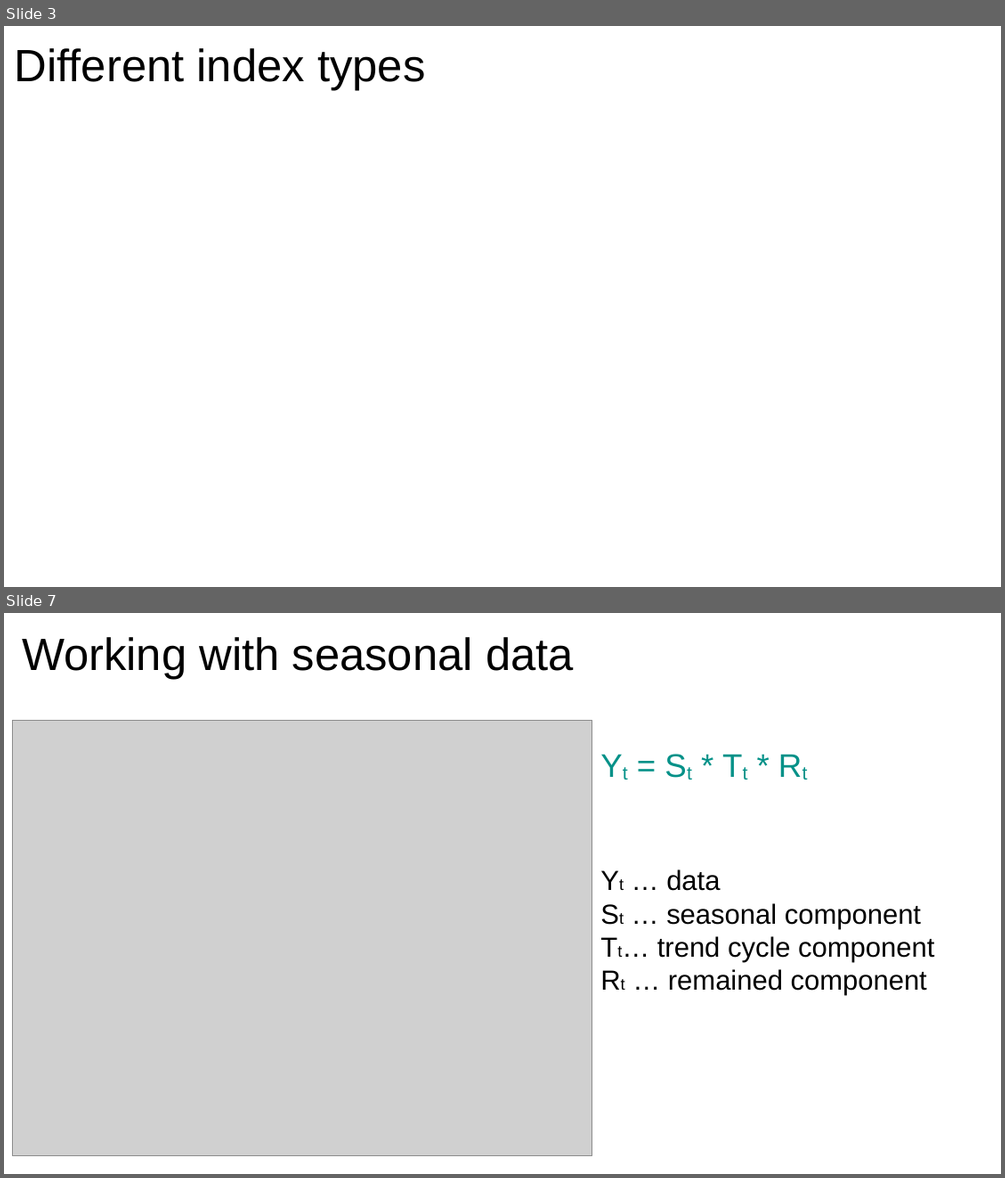
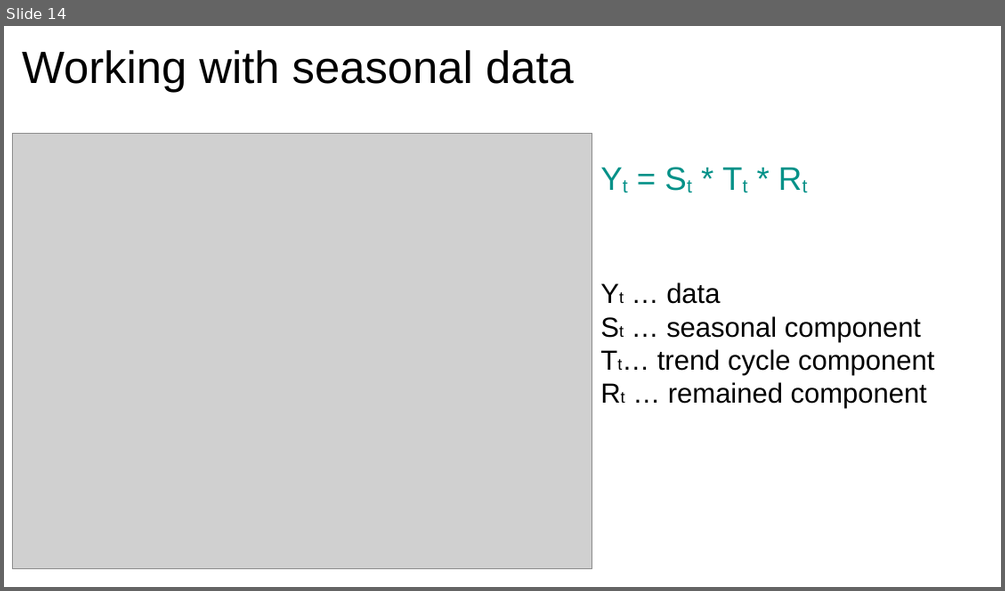
Before and after one commit to xdxdhh/czech_economy_analysis, a slide deck: presentation.odp. Shown one above the other, each under a label of ours: slides 3 and 7 before the commit, slide 14 after it; the slides between them are not shown. The pictures are 1005x1178 and 1005x591 pixels, drawn with LibreOffice and Linux fonts; fonts in the diff are those of the drawing; grey boxes stand for pictures. Boxes give left, top, right and bottom in pixels: in the first picture for what was removed or moved away, otherwise in the second. Text is boxed around its words. In the diff, an @@ line names an element or a change of style, - is before the commit and + after.

```diff
--- a/presentation.odp
+++ b/presentation.odp
@@ slide 3 removed at box(4, 26, 1001, 587), background #FFFFFF @@
@@ title removed at box(15, 48, 425, 91) @@
-Different index types
@@ what was slide 7 is now slide 14 @@
```
Also in this commit, not shown: 5 slides changed, 14 slides added, 5 other slides removed, 15 other files.
